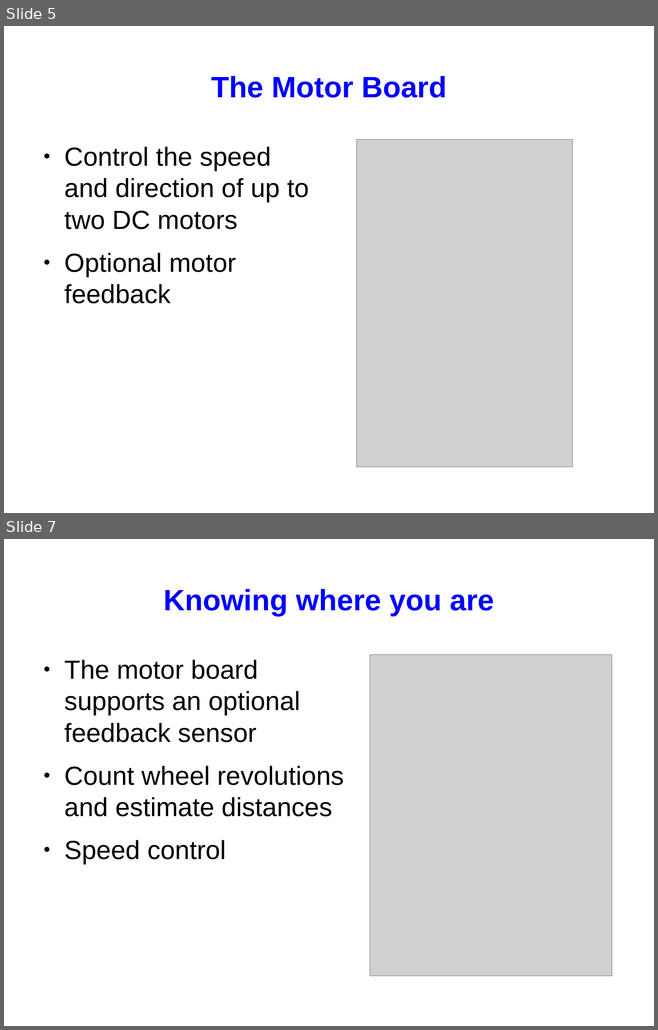
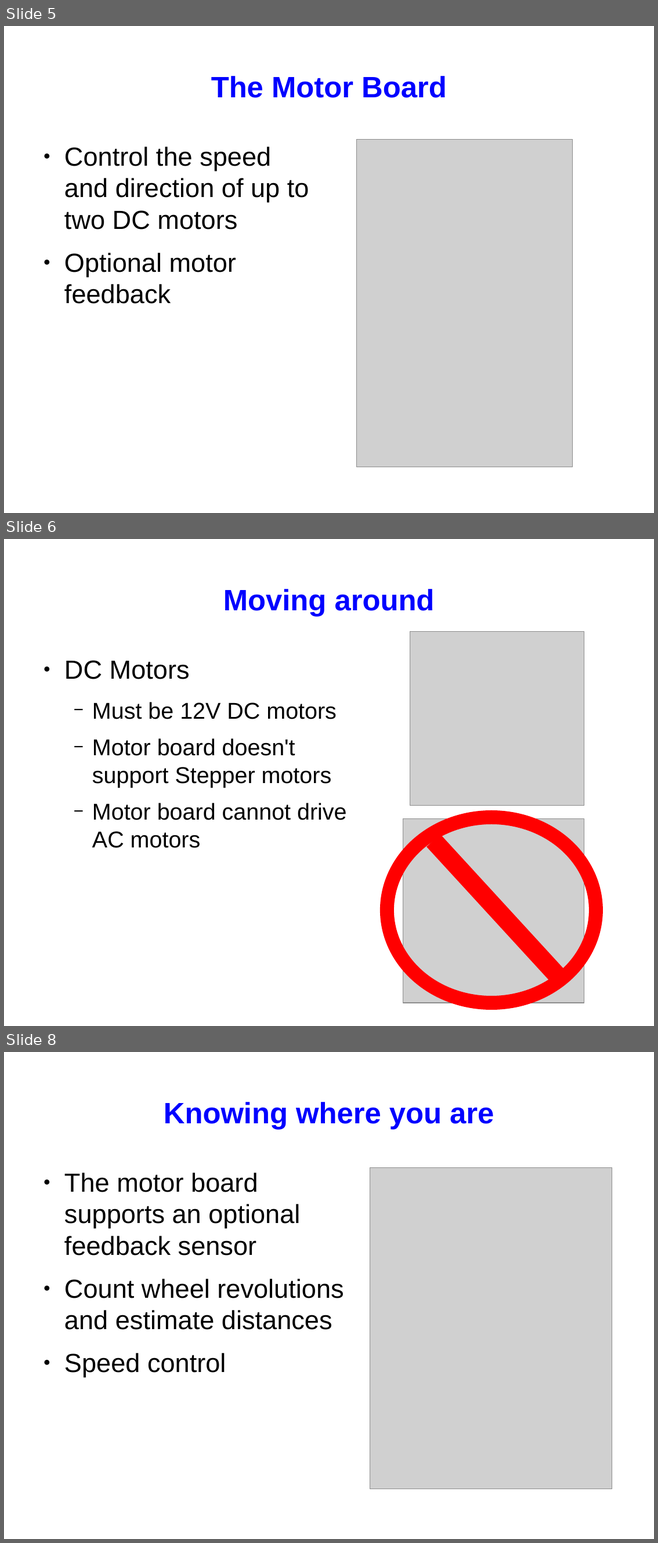
Before and after one commit to srobo/subversion-archive, a slide deck: KickStart/kickstart-08/presentations/kickstart-elec-presentation.odp. Shown one above the other, each under a label of ours: slides 5 and 7 before the commit, slides 5, 6 and 8 after it; the slides between them are not shown. The pictures are 658x1030 and 658x1543 pixels, drawn with LibreOffice and Linux fonts; fonts in the diff are those of the drawing; grey boxes stand for pictures. Boxes give left, top, right and bottom in pixels: in the first picture for what was removed or moved away, otherwise in the second. Text is boxed around its words. In the diff, an @@ line names an element or a change of style, - is before the commit and + after.

```diff
--- a/KickStart/kickstart-08/presentations/kickstart-elec-presentation.odp
+++ b/KickStart/kickstart-08/presentations/kickstart-elec-presentation.odp
@@ slide 6 added at (4,539,654,1026), background #FFFFFF @@
@@ title added at (223,589,434,617), 36 pt, text #0000FF, bold @@
+Moving around
@@ picture added at (410,632,584,805) @@
@@ text added at (64,660,347,848), 28 pt, text #000000 @@
+● DC Motors
+  − Must be 12V DC motors
+  − Motor board doesn't support Stepper motors
+  − Motor board cannot drive AC motors
@@ ellipse added at (387,817,596,1003), outline #FF0000 17.01 pt @@
@@ picture added at (403,819,584,1003) @@
@@ line added from (433, 841) to (561, 980), #FF0000 22.68 pt @@
@@ what was slide 7 is now slide 8 @@
```
Also in this commit, not shown: 2 slides changed, 2 other slides added, 1 slide removed.
